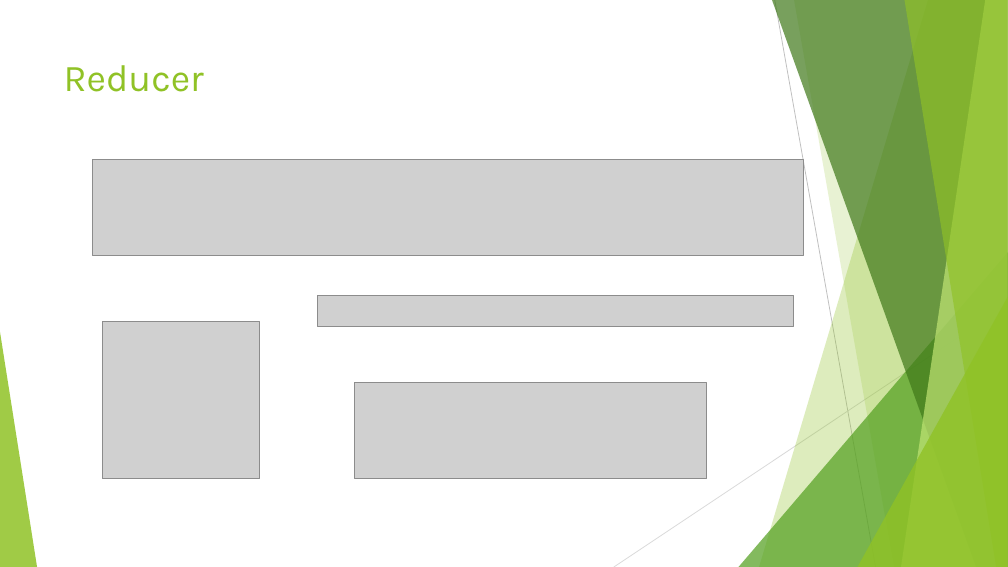
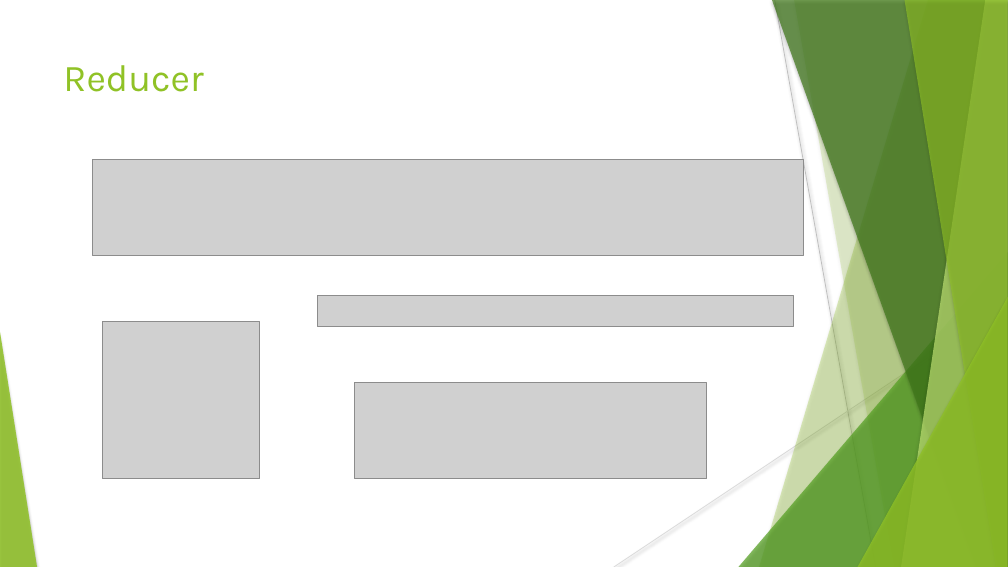
Before and after one commit to pride829/Class-NLP, a slide deck: slide 4 of nlp_week7/Mini report.pptx. Drawn at 1008x567 pixels with LibreOffice and Linux fonts; fonts in the diff are those of the drawing; grey boxes stand for pictures. Boxes give left, top, right and bottom in pixels: in the first picture for what was removed or moved away, otherwise in the second. Text is boxed around its words. In the diff, an @@ line names an element or a change of style, - is before the commit and + after.

```diff
--- a/nlp_week7/Mini report.pptx
+++ b/nlp_week7/Mini report.pptx
@@ line (775, 0) - (876, 567): stroke #BFBFBF 0.75 pt to #BFBFBF 0.74 pt @@
@@ freeform shape at [794,0,1008,567]: shadow on; outline redrawn @@
@@ shadow on in 6 elements at [759,0,1008,567], [739,252,1008,567], [772,0,1008,567], [901,0,1008,567], [904,0,1008,567], [858,297,1008,567] @@
@@ line (1008, 305) - (614, 567): stroke #D9D9D9 0.75 pt to #D9D9D9 0.74 pt @@
```
Also in this commit, not shown: 8 other slides changed, 1 slide added, 2 other files.
